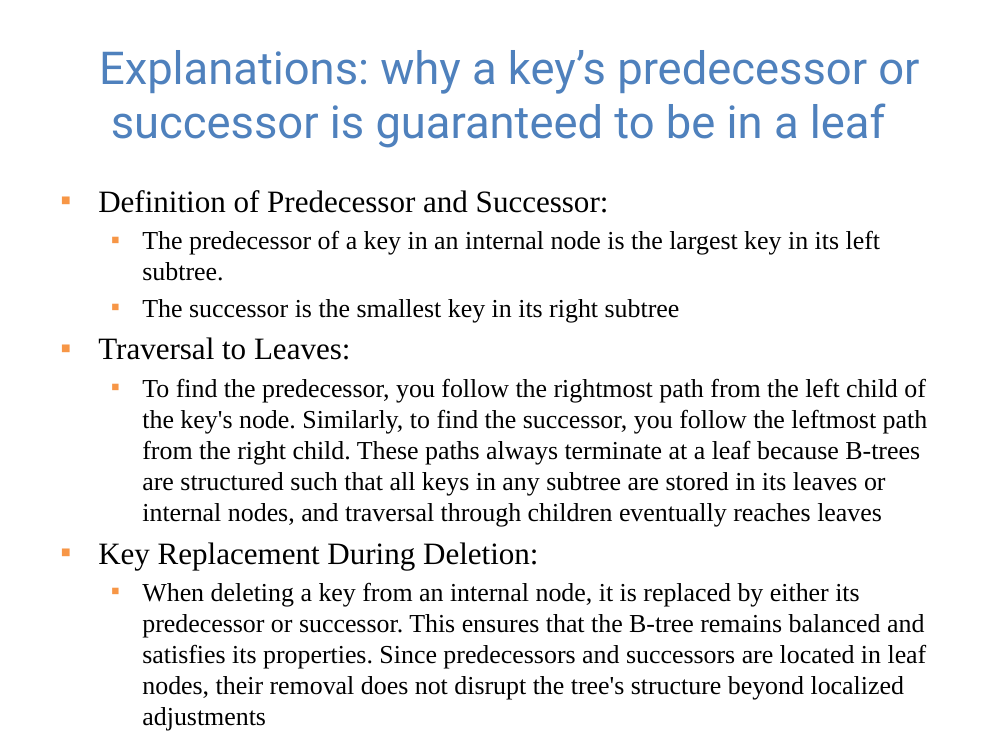
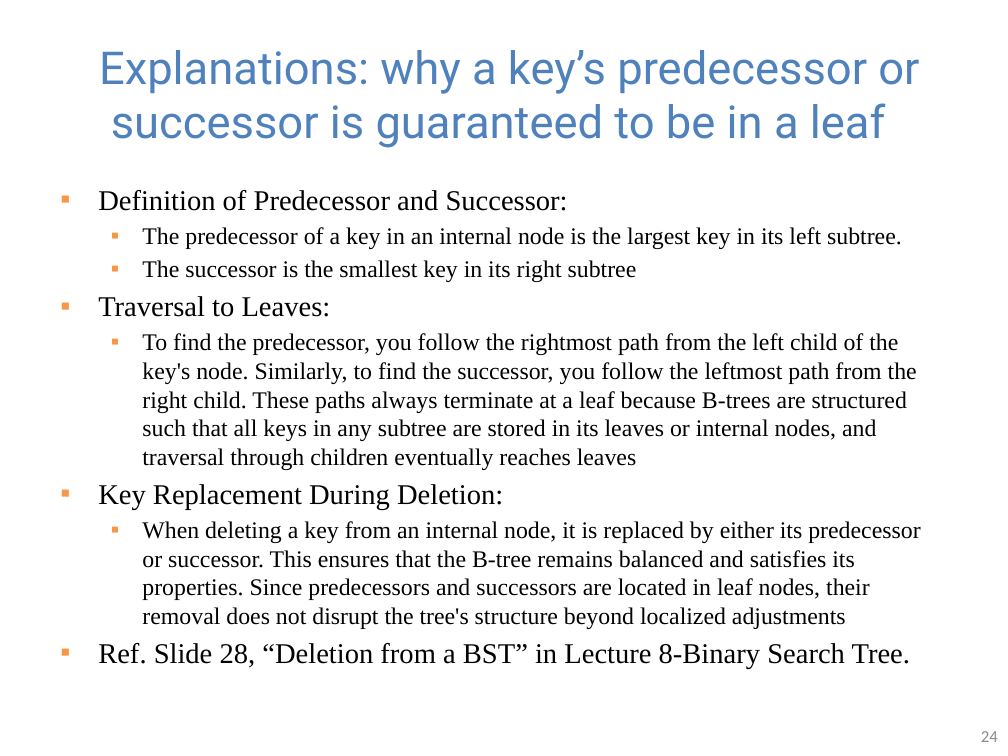
Before and after one commit to guhofstra/CSC111Fa25, a slide deck: slide 24 of PPTs/Lecture 10-2-3 trees B trees.pptx. Drawn at 1008x756 pixels with LibreOffice and Linux fonts; fonts in the diff are those of the drawing. Boxes give left, top, right and bottom in pixels: in the first picture for what was removed or moved away, otherwise in the second. Text is boxed around its words. In the diff, an @@ line names an element or a change of style, - is before the commit and + after.

```diff
--- a/PPTs/Lecture 10-2-3 trees B trees.pptx
+++ b/PPTs/Lecture 10-2-3 trees B trees.pptx
@@ text at [98,190,920,629]: size 22.2 to 20.4 pt in "Definition of Predecessor and Successor:", "Traversal to Leaves:", "Key Replacement During Deletion:"; size 18.5 to 17 pt in "The predecessor of a key in an ...", "The successor is the smallest key in ...", "To find the predecessor, you follow the ...", "When deleting a key from an internal ..." @@
@@ text at [98,643,910,669]: paragraph added @@
+▪ Ref. Slide 28, “Deletion from a BST” in Lecture 8-Binary Search Tree.
@@ page number added at [981,731,998,742], 12 pt, text #8C8C8C @@
+24
```
Also in this commit, not shown: 36 other slides changed, 10 other files.
